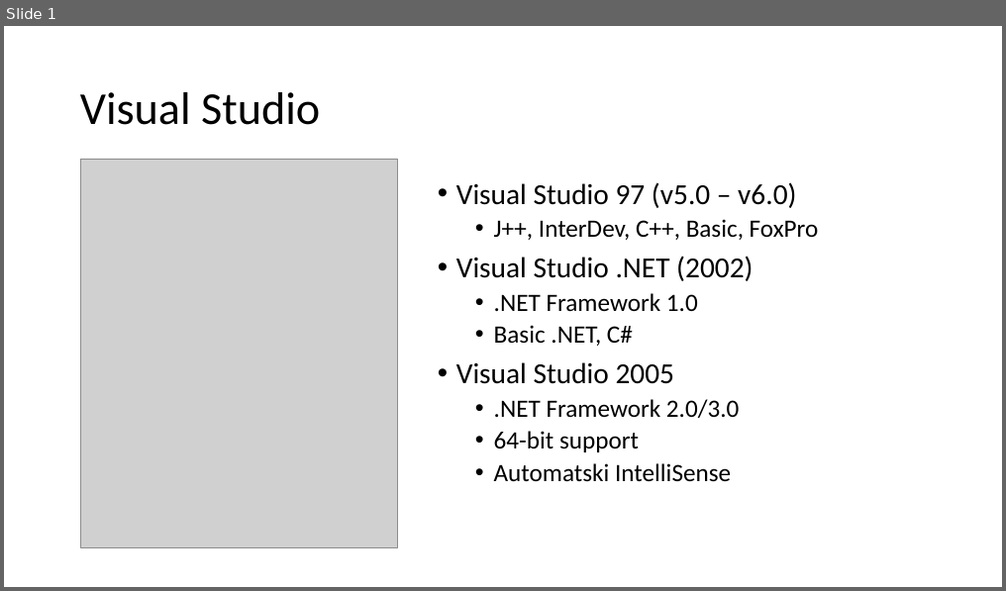
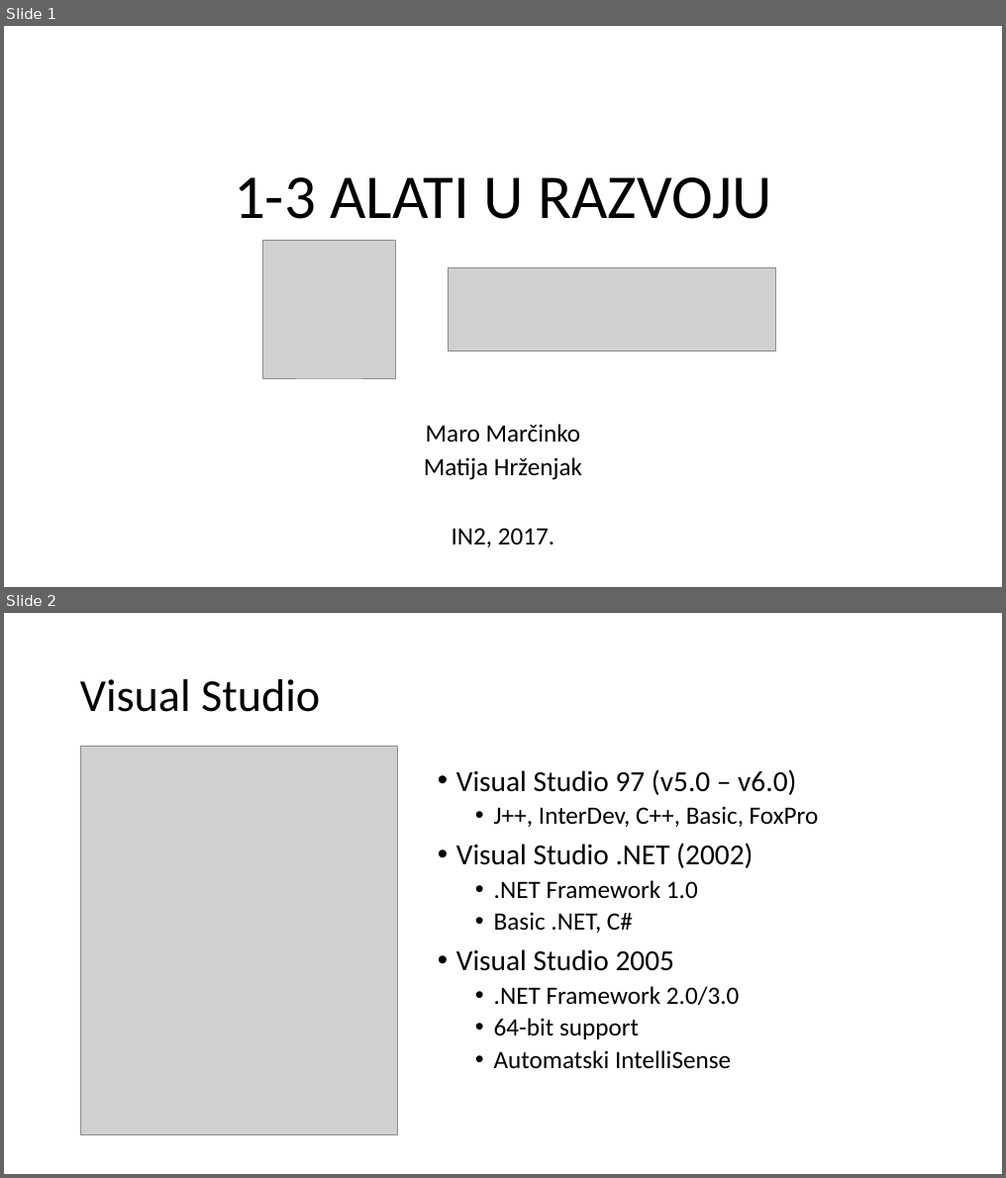
Before and after one commit to mmssniper/angular-workshop, a slide deck: prezentacije/1-3 Alati u razvoju.pptx. Shown one above the other, each under a label of ours: slide 1 before the commit, slides 1 and 2 after it. The pictures are 1006x591 and 1006x1178 pixels, drawn with LibreOffice and Linux fonts; fonts in the diff are those of the drawing; grey boxes stand for pictures. Boxes give left, top, right and bottom in pixels: in the first picture for what was removed or moved away, otherwise in the second. Text is boxed around its words. In the diff, an @@ line names an element or a change of style, - is before the commit and + after.

```diff
--- a/prezentacije/1-3 Alati u razvoju.pptx
+++ b/prezentacije/1-3 Alati u razvoju.pptx
@@ slide 1 added at [4, 26, 1002, 587], background #FFFFFF @@
@@ title added at [234, 177, 771, 219], 60 pt, text #000000 @@
+1-3 ALATI U RAZVOJU
@@ picture added at [262, 240, 395, 378] @@
@@ picture added at [448, 268, 776, 352] @@
@@ subtitle added at [424, 424, 582, 548], 24 pt, text #000000 @@
+Maro Marčinko
+Matija Hrženjak
+IN2, 2017.
@@ what was slide 1 is now slide 2 @@
```
Also in this commit, not shown: 4 other files.
